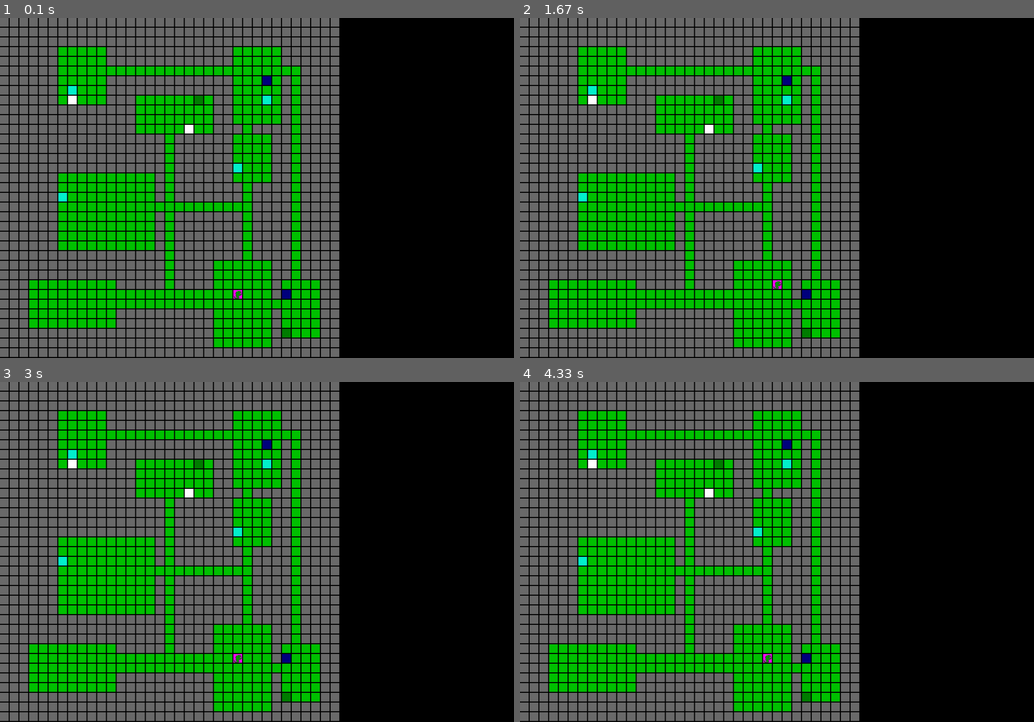
Above: before the commit, frames 1-4 (two rows, left to right).
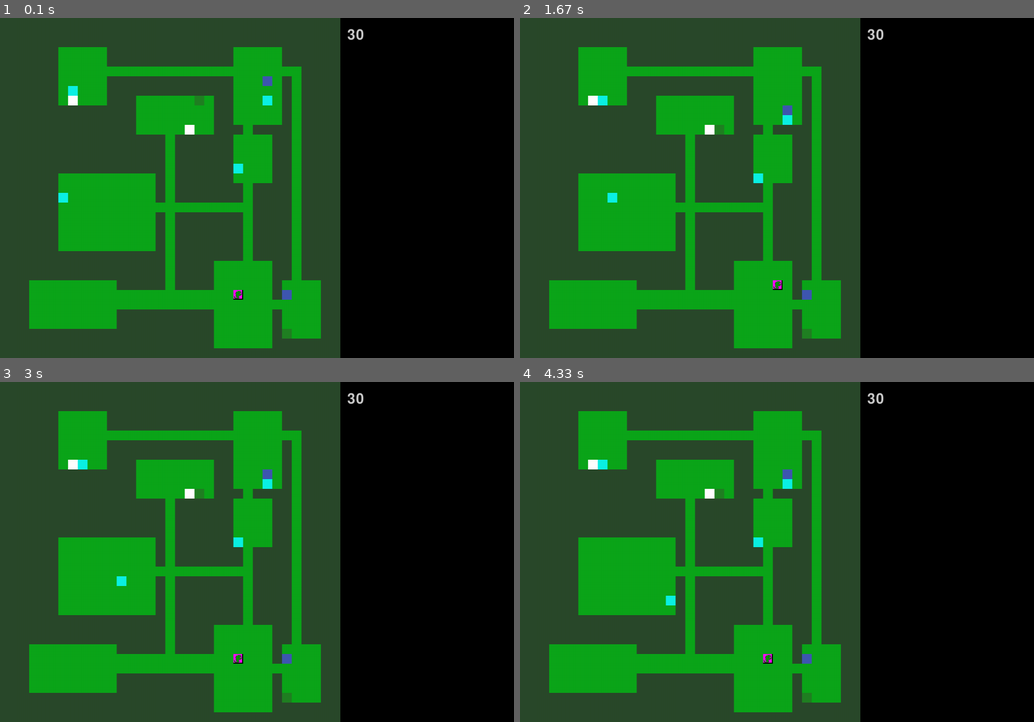
Above: after the commit, the same moments.

Repository: flyguy10269/pygametutorial
Game: pygame game, started from pygametut.py
Two runs of this game, one before a commit and one after it. Both use one fixed random seed, a clock stepped at 60 frames per second and the inputs below. The source is Python 2; it was converted automatically to run under Python 3.
Inputs:
- Up to frame 1 (0.1 s): no input
- Up to frame 2 (1.67 s): hold Right 0.33-0.8 s; hold Up 0.83-1.13 s; hold Right 1.17-1.63 s
- Up to frame 3 (3 s): hold Left 1.67-2.2 s; hold Down 2.23-2.53 s; hold Left 2.57-2.97 s
- Up to frame 4 (4.33 s): hold Up 3-3.37 s; hold Right 3.4-4.03 s; hold Down from 4.07 s (still down)

The runs differ from the first frame. In frame 1, 65% of the frame differs, in the area x 0-71%, y 0-100%; in frame 2, 65%; in frame 3, 65%; in frame 4, 65%.

Commit message:
added combat, adjusted image sizing complete with bugs

Diff:
--- a/pygametut.py
+++ b/pygametut.py
@@ -28,7 +28,8 @@
 			'green':(0,205,0),
 			'blue':(0,0,205),
 			'red':(205,0,0),
-			'black':(0,0,0)
+			'black':(0,0,0),
+			'white':(205,205,205)
 			}
 
 BGCOLOR = colors['black']
@@ -68,7 +69,7 @@
 					self.y1 <= other.y2 and self.y2 >= other.y1)
 
 class Object:
-	def __init__(self, x, y, image,name, blocks=False):
+	def __init__(self, x, y, image,name, blocks=False, fighter=None, ai=None):
 		self.x = x
 		self.y = y
 		self.image = image
@@ -76,16 +77,108 @@
 		self.name = name
 		self.blocks = blocks
 
+		self.fighter = fighter
+		if self.fighter: #let the fighter component know who owns it
+			self.fighter.owner = self
+		self.ai = ai
+		if self.ai: #let the AI component know who owns it
+			self.ai.owner = self
+
 	def move(self, dx, dy):
 		if not is_blocked(self.x + dx, self.y + dy):
 			self.x += dx
 			self.y += dy
 
+	def move_towards(self,target_x,target_y):
+		#vector from this object to the target, and distance
+		dx = target_x - self.x
+		dy = target_y - self.y
+		distance = math.sqrt(dx ** 2 + dy ** 2)
+
+		#normalize it to length 1 (preserving direction), then round it and
+		#convert to integer so the movement is restricted to the map grid
+		dx = int(round(dx / distance))
+		dy = int(round(dy / distance))
+		self.move(dx, dy)
+
+	def distance_to(self, other):
+		#return the distance to another object
+		dx = other.x - self.x
+		dy = other.y - self.y
+		return math.sqrt(dx ** 2 + dy **2)
+
+	def send_to_back(self):
+		#move object to be drawn first so other objects will display above
+		global objects
+		objects.remove(self)
+		objects.insert(0,self)
+
 	def draw(self):
 		window.blit(self.surfaceImage, (self.x*TILE_SIZE, self.y*TILE_SIZE))
 
 	def clear(self):
 		window.fill(BGCOLOR,pg.Rect((self.x,self.y),(TILE_SIZE,TILE_SIZE)))
+
+class Fighter():
+	#combat related properties and methods
+	def __init__(self, hp, defense, power,death_function=None):
+		self.max_hp = hp
+		self.hp = hp
+		self.defense = defense
+		self.power = power
+		self.death_function = death_function
+
+	def take_damage(self, damage):
+		#apply damage if possible
+		if damage > 0:
+			self.hp -= damage
+		if self.hp <= 0:
+			function = self.death_function
+			if function is not None:
+				function(self.owner)
+
+	def attack(self, target):
+		#a simple formula for attack damage
+		damage = self.power - target.fighter.defense
+
+		if damage > 0:
+			#make the target take some damage
+			print self.owner.name + ' attacks ' + target.name + ' for ' + str(damage) + ' hit points'
+			target.fighter.take_damage(damage)
+		else:
+			print self.owner.name + ' attacks ' + target.name + ' but it has no effect'
+
+class BasicMonster:
+	#AI for a basic monster
+	def take_turn(self):
+		#a basic monster takes its turn.
+		monster = self.owner
+		distance_to_player = monster.distance_to(player)
+		if distance_to_player >=2:
+			monster.move_towards(player.x, player.y)
+
+		#close enough to attack
+		elif player.fighter.hp > 0:
+			monster.fighter.attack(player)
+
+def player_death(player):
+	#the game ended
+	global game_state
+	print 'You died'
+	game_state = 'dead'
+
+	#for added effect transform player into a corpse
+	player.image = CORPSE_IMAGE
+
+def monster_death(monster):
+	#transform it into a corpse that doesn't block movement
+	print monster.name + ' is dead'
+	monster.image = CORPSE_IMAGE
+	monster.blocks = False
+	monster.fighter = None
+	monster.ai = None
+	monster.name = 'remains of ' + monster.name
+	monster.send_to_back()
 
 def place_monsters(room):
 	#choose random number of monsters
@@ -102,16 +195,28 @@
 
 			if choice <10:
 				#create an orc 10% chance
-				monster = Object(x,y,ORC_IMAGE,"orc")
+				fighter_component = Fighter(hp=10,defense=0,power=3)
+				ai_component = BasicMonster()
+				monster = Object(x,y,ORC_IMAGE,"orc",blocks=True,
+					fighter = fighter_component,ai=ai_component)
 			elif choice <10+30:
 				#create a troll 30% chance
-				monster = Object(x,y,TROLL_IMAGE,"troll")
+				fighter_component = Fighter(hp=10,defense=0,power=2)
+				ai_component = BasicMonster()
+				monster = Object(x,y,TROLL_IMAGE,"troll",blocks=True,
+					fighter = fighter_component,ai=ai_component)
 			elif choice < 10+30+10:
 				#create skeleton 10% chance
-				monster = Object(x,y,SKELETON_IMAGE,"skeleton")
+				fighter_component = Fighter(hp=10,defense=0,power=1)
+				ai_component = BasicMonster()
+				monster = Object(x,y,SKELETON_IMAGE,"skeleton",blocks=True,
+					fighter=fighter_component,ai=ai_component)
 			else:
 				#create slime 50% chance
-				monster = Object(x,y,SLIME_IMAGE,"slime")
+				fighter_component = Fighter(hp=3,defense=0,power=1)
+				ai_component = BasicMonster()
+				monster = Object(x,y,SLIME_IMAGE,"slime",blocks=True,
+					fighter=fighter_component,ai=ai_component)
 			objects.append(monster)
 
 def random_percentage():
@@ -200,13 +305,13 @@
 	#try to find an attackable object there
 	target = None
 	for object in objects:
-		if object.x == x and object.y == y:
+		if object.fighter and object.x == x and object.y == y:
 			target = object
 			break
 
 	#attack if target found, move otherwise
 	if target is not None:
-		print 'The ' + target.name + ' laughs at your puny efforts to attack'
+		player.fighter.attack(target)
 	else:
 		player.move(dx, dy)
 
@@ -222,7 +327,14 @@
 				window.blit(grassSurface,(x*TILE_SIZE,y*TILE_SIZE))
 
 	for object in objects:
-		object.draw()
+		if object != player:
+			object.draw()
+		player.draw()
+
+	#window.blit(font.render(player.fighter.hp),TILE_SIZE*MAP_SIZE+20,30)
+	font = pg.font.Font(None, 60)
+	show_hp = font.render(str(player.fighter.hp),True,colors['white'])
+	window.blit(show_hp,(TILE_SIZE*MAP_SIZE+20,30))
 
 def is_blocked(x, y):
 	#first test the map tile
@@ -288,7 +400,8 @@
 #screen = pg.display.get_surface()
 #window.fill((0,205,0),pg.Rect((0,0),(50,50)))
 
-player = Object(1,1,PLAYER_IMAGE,"player")
+fighter_component = Fighter(hp=30,defense=2,power=50)
+player = Object(1,1,PLAYER_IMAGE,'player',blocks=True,fighter=fighter_component)
 objects = [player]
 
 make_map()
@@ -314,7 +427,7 @@
 	#let mosnters take their turn
 	if game_state == 'playing' and player_action != 'noturntaken' and player_action != 'exit':
 		for object in objects:
-			if object != player:
-				print 'The ' + object.name + ' growls'
+			if object.ai:
+				object.ai.take_turn()
 	pg.display.update()
 	fpsClock.tick(LIMIT_FPS)
Binary file changed: data/images/grass.png
Binary file changed: data/images/orc.png
Binary file changed: data/images/skeleton.png
Binary file changed: data/images/slime.png
Binary file changed: data/images/snake.png
Binary file changed: data/images/troll.png
Binary file changed: data/images/wall.png
Binary file added: data/snake.png
